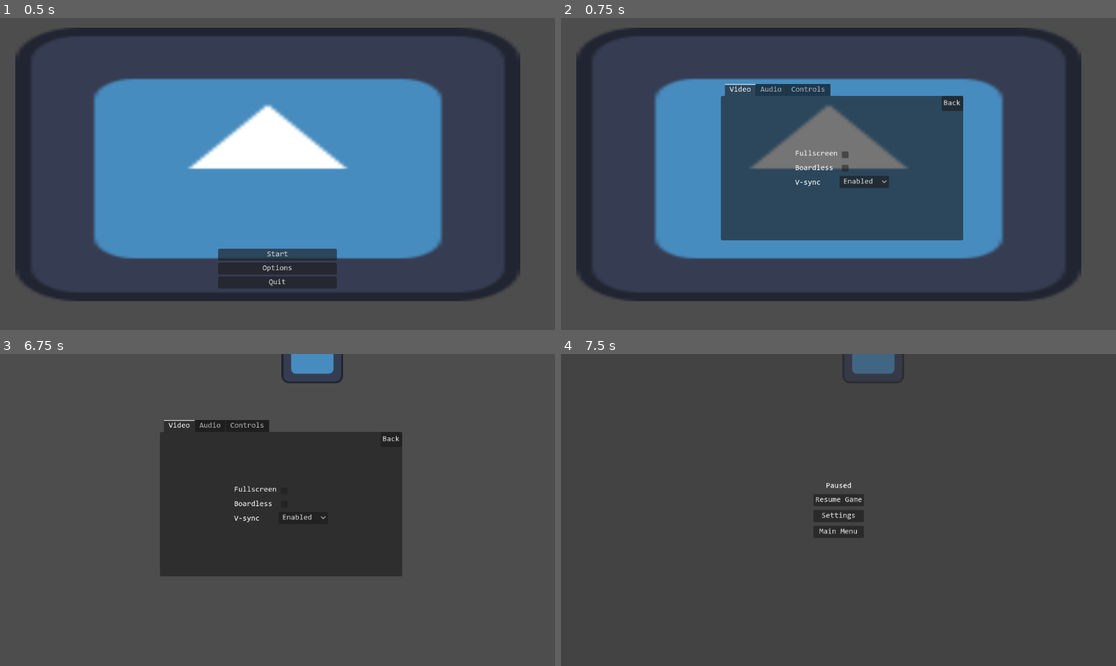
Above: before the commit, frames 1-4 (two rows, left to right).
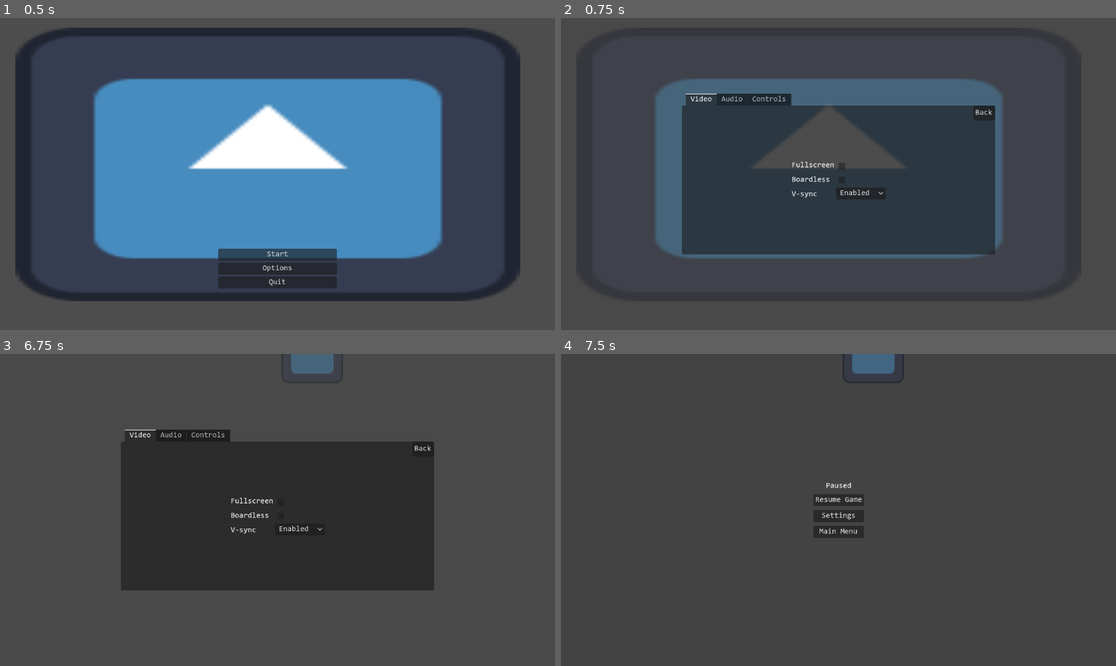
Above: after the commit, the same moments.

Repository: YogiWiguna/Main_Menu-14-1-2024-
Game: Godot game, scene res://scenes/Main Menu/main_menu.tscn
Same seed, same stepped clock (60 frames per second), same inputs: the game is played once before the commit and once after it. The engine's default icon, where the game draws it, is replaced by a stand-in: a white triangle on a blue panel in a dark square.
Inputs (mouse positions are in pixels of both pictures, inside the frame that each line leads up to):
- Up to frame 1 (0.5 s): no input
- Up to frame 2 (0.75 s): click "Options" at 0.5 s
- Up to frame 3 (6.75 s): click "Back" at 1.25 s; click "Start" at 2 s; tap Enter at 2.75 s; move the mouse to (399, 494) at 2.77 s; hold D (move_right) 2.78-3.53 s; click (399, 494) at 2.85 s; move the mouse to (166, 525) at 3.52 s; hold S (move_down) 3.53-4.28 s; click (166, 525) at 3.6 s; move the mouse to (333, 441) at 4.27 s; hold D (move_right) 4.28-5.03 s; click (333, 441) at 4.35 s; move the mouse to (249, 572) at 5.02 s; hold W (move_up) 5.03-5.78 s; click (249, 572) at 5.1 s; move the mouse to (444, 556) at 5.77 s; hold A (move_left) 5.78-6.5 s; click (444, 556) at 5.85 s; tap Escape (ui_cancel) at 6.4 s; click "Settings" at 6.5 s
- Up to frame 4 (7.5 s): click "Back" at 7.25 s

Frame 1 is identical in both runs. In frame 2, 35% of the frame differs, in the area x 16-80%, y 19-78%; in frame 3, 11%; in frame 4, nothing differs.

Commit message:
UI and back_button setting fix

Diff:
--- a/GlobalScript/Global.gd
+++ b/GlobalScript/Global.gd
@@ -1,3 +1,4 @@
 extends Node
 
 var settings
+var settings_ui
--- a/scenes/Levels/level.tscn
+++ b/scenes/Levels/level.tscn
@@ -1,7 +1,7 @@
 [gd_scene load_steps=4 format=3 uid="uid://bpkndc3tjtaa5"]
 
 [ext_resource type="PackedScene" uid="uid://dacicae3715us" path="res://scenes/Player/player.tscn" id="1_25mqu"]
-[ext_resource type="PackedScene" uid="uid://ch3s87qxbxmu7" path="res://scenes/Settings/settings.tscn" id="3_ci515"]
+[ext_resource type="PackedScene" uid="uid://c4g0h1g5lgir4" path="res://scenes/Settings/settings_ui.tscn" id="3_g5a8l"]
 [ext_resource type="PackedScene" uid="uid://c3xk1whxa6ux6" path="res://scenes/Pause Menu/pause_menu.tscn" id="4_tkd0o"]
 
 [node name="Level" type="Node2D"]
@@ -16,5 +16,5 @@
 [node name="Setting" type="CanvasLayer" parent="."]
 layer = 2
 
-[node name="Settings" parent="Setting" instance=ExtResource("3_ci515")]
+[node name="Settings_UI" parent="Setting" instance=ExtResource("3_g5a8l")]
 visible = false
--- a/scenes/Main Menu/back_button.gd
+++ b/scenes/Main Menu/back_button.gd
@@ -1,10 +1,6 @@
 extends Button
-
-@onready var settings = $"../.."
-@onready var main_menu = get_node("/root/MainMenu/UI/MainMenu")
-@onready var pause_menu = get_node("/root/Level/Pause/PauseMenu")
 
 
 func _on_pressed():
-	settings.hide()
+	Global.settings_ui.hide()
 	Global.settings.show()
--- a/scenes/Main Menu/main_menu.tscn
+++ b/scenes/Main Menu/main_menu.tscn
@@ -5,7 +5,7 @@
 [ext_resource type="Script" path="res://scenes/Main Menu/quit.gd" id="2_honwf"]
 [ext_resource type="Theme" uid="uid://cwnrmxn0gcsms" path="res://scenes/default_theme.tres" id="2_hxu5t"]
 [ext_resource type="Script" path="res://scenes/Main Menu/start.gd" id="2_m43ss"]
-[ext_resource type="PackedScene" uid="uid://ch3s87qxbxmu7" path="res://scenes/Settings/settings.tscn" id="5_x8n4f"]
+[ext_resource type="PackedScene" uid="uid://c4g0h1g5lgir4" path="res://scenes/Settings/settings_ui.tscn" id="7_nm5pw"]
 
 [node name="MainMenu" type="Node2D"]
 process_mode = 3
@@ -59,8 +59,7 @@
 text = "Quit"
 script = ExtResource("2_honwf")
 
-[node name="Settings" parent="UI" instance=ExtResource("5_x8n4f")]
-unique_name_in_owner = true
+[node name="Settings_UI" parent="UI" instance=ExtResource("7_nm5pw")]
 visible = false
 
 [connection signal="pressed" from="UI/MainMenu/Start" to="UI/MainMenu/Start" method="_on_pressed"]
--- a/scenes/Main Menu/options.gd
+++ b/scenes/Main Menu/options.gd
@@ -1,11 +1,12 @@
 extends Button
 
-@onready var settings = %Settings
 @onready var main_menu = %MainMenu
+@onready var settings_ui = $"../../Settings_UI"
 
 func _ready():
 	Global.settings = main_menu
+	Global.settings_ui = settings_ui
 
 func _on_pressed():
-	settings.show()
+	settings_ui.show()
 	get_parent().hide()
--- a/scenes/Pause Menu/pause_menu.gd
+++ b/scenes/Pause Menu/pause_menu.gd
@@ -1,7 +1,6 @@
 extends Control
 
-@onready var settings = $"../../Setting/Settings"
-
+@onready var settings_ui = $"../../Setting/Settings_UI"
 
 var is_paused: bool = false:
 	set = set_paused
@@ -21,7 +20,8 @@
 	is_paused = false
 
 func _on_setting_button_pressed():
-	settings.show()
+	Global.settings_ui = settings_ui
+	Global.settings_ui.show()
 	self.hide()
 	Global.settings = self
 
--- /dev/null
+++ b/scenes/Settings/settings_ui.tscn
@@ -0,0 +1,32 @@
+[gd_scene load_steps=2 format=3 uid="uid://c4g0h1g5lgir4"]
+
+[ext_resource type="PackedScene" uid="uid://ch3s87qxbxmu7" path="res://scenes/Settings/settings.tscn" id="1_ws3c2"]
+
+[node name="Settings_UI" type="Control"]
+layout_mode = 3
+anchors_preset = 15
+anchor_right = 1.0
+anchor_bottom = 1.0
+grow_horizontal = 2
+grow_vertical = 2
+
+[node name="Background" type="ColorRect" parent="."]
+layout_mode = 1
+anchors_preset = 15
+anchor_right = 1.0
+anchor_bottom = 1.0
+grow_horizontal = 2
+grow_vertical = 2
+color = Color(0.27451, 0.27451, 0.27451, 0.560784)
+
+[node name="Settings" parent="." instance=ExtResource("1_ws3c2")]
+layout_mode = 1
+anchors_preset = 8
+anchor_left = 0.5
+anchor_top = 0.5
+anchor_right = 0.5
+anchor_bottom = 0.5
+offset_left = -325.0
+offset_top = -167.0
+offset_right = 325.0
+offset_bottom = 167.0
